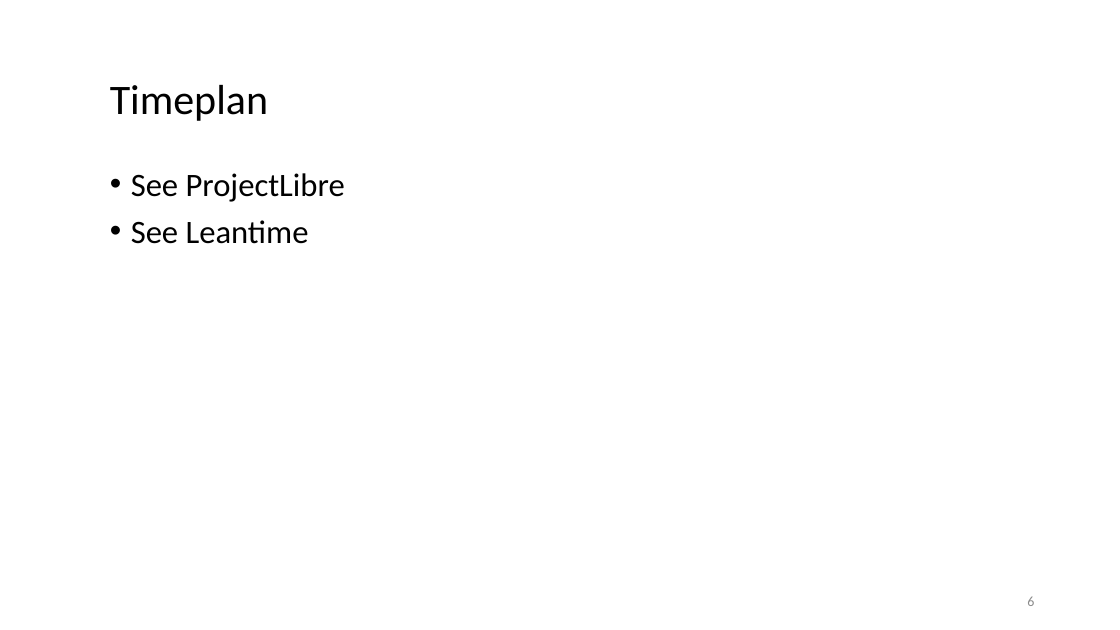
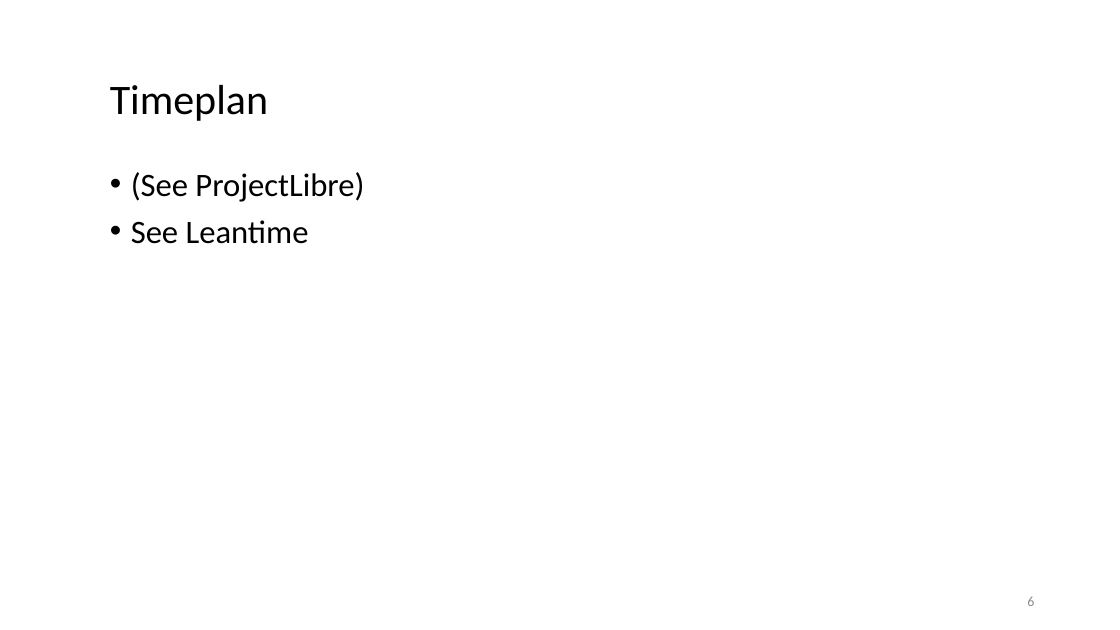
Before and after one commit to AymenNouidha/Rosa, a slide deck: slide 6 of 04_Presentations/01_Supervision_Meetings/01_Supervision_Meeting.pptx. Drawn at 1120x630 pixels with LibreOffice and Linux fonts; fonts in the diff are those of the drawing. Boxes give left, top, right and bottom in pixels: in the first picture for what was removed or moved away, otherwise in the second. Text is boxed around its words. In the diff, an @@ line names an element or a change of style, - is before the commit and + after.

```diff
--- a/04_Presentations/01_Supervision_Meetings/01_Supervision_Meeting.pptx
+++ b/04_Presentations/01_Supervision_Meetings/01_Supervision_Meeting.pptx
@@ text at box(131, 172, 364, 202): text changed @@
-• See ProjectLibre
+• (See ProjectLibre)
```
Also in this commit, not shown: 1 other slide changed, 4 other files.
